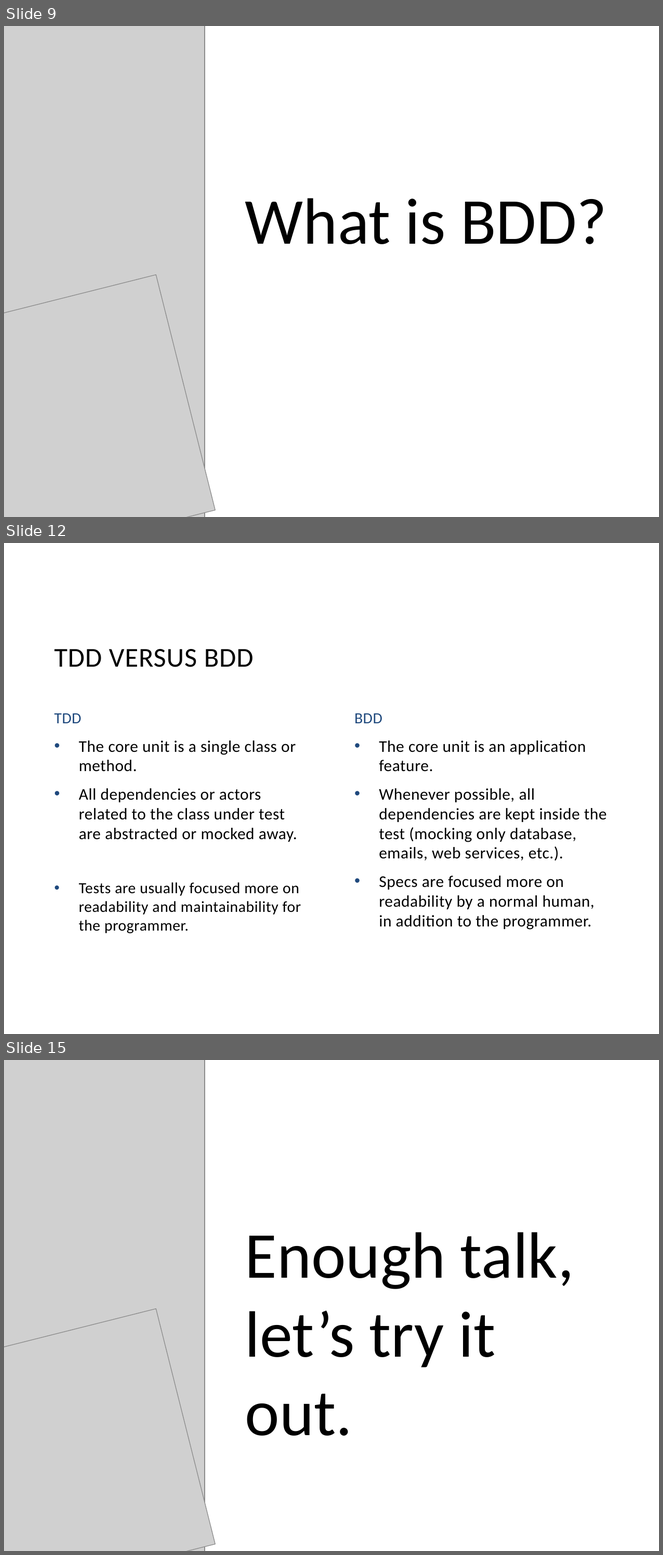
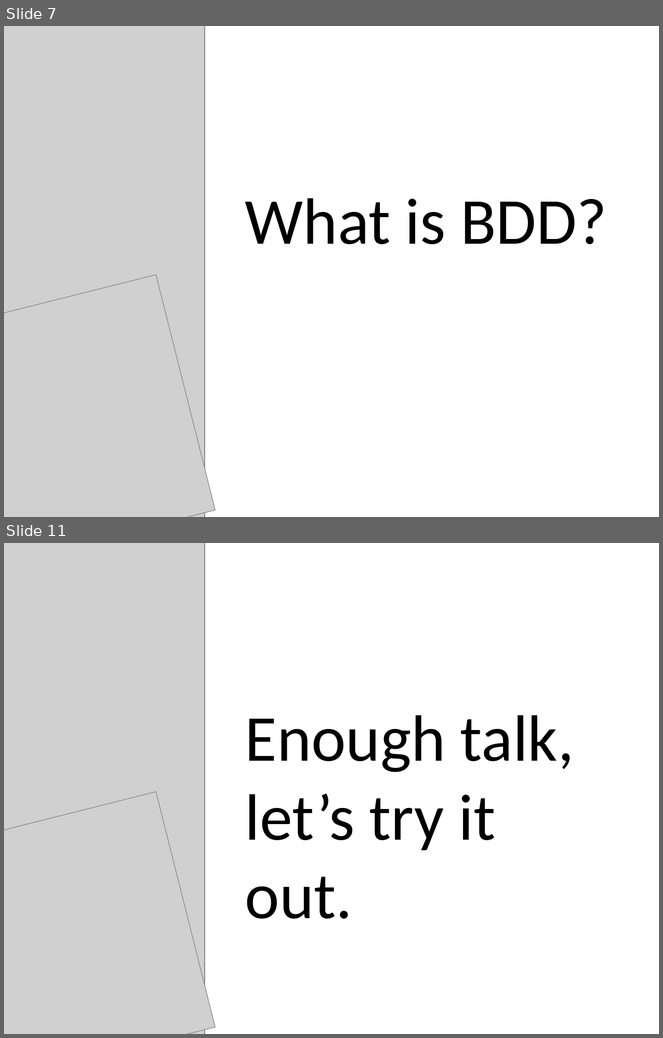
Before and after one commit to darrencauthon/SpecFlow-at-IowaCodeCamp, a slide deck: BDD and SpecFlow.pptx. Shown one above the other, each under a label of ours: slides 9, 12 and 15 before the commit, slides 7 and 11 after it; the slides between them are not shown. The pictures are 663x1555 and 663x1038 pixels, drawn with LibreOffice and Linux fonts; fonts in the diff are those of the drawing; grey boxes stand for pictures; background and template pictures are left out. Boxes give left, top, right and bottom in pixels: in the first picture for what was removed or moved away, otherwise in the second. Text is boxed around its words. In the diff, an @@ line names an element or a change of style, - is before the commit and + after.

```diff
--- a/BDD and SpecFlow.pptx
+++ b/BDD and SpecFlow.pptx
@@ slide 12 removed at [4,543,659,1034], background picture (left out) @@
@@ text removed at [54,649,254,667] @@
-TDD VERSUS BDD
@@ text removed at [54,714,81,723] @@
-TDD
@@ text removed at [354,714,383,723] @@
-BDD
@@ text removed at [79,741,301,934] @@
-• The core unit is a single class or method.
-• All dependencies or actors related to the class under test are abstracted or mocked away.
-• Tests are usually focused more on readability and maintainability for the programmer.
@@ text removed at [379,741,607,930] @@
-• The core unit is an application feature.
-• Whenever possible, all dependencies are kept inside the test (mocking only database, emails, web services, etc.).
-• Specs are focused more on readability by a normal human, in addition to the programmer.
@@ what was slide 9 is now slide 7 @@
@@ what was slide 15 is now slide 11 @@
```
Also in this commit, not shown: 7 slides changed, 2 slides added, 4 other slides removed.
